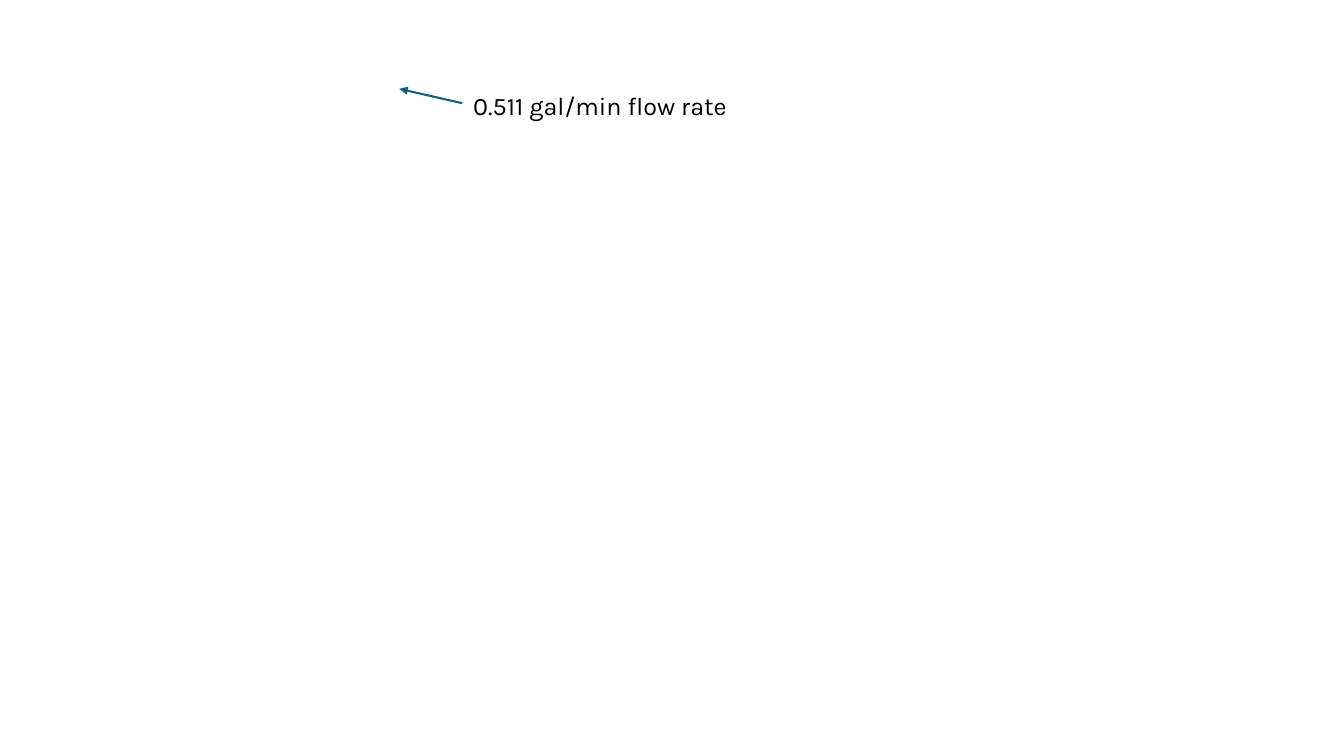
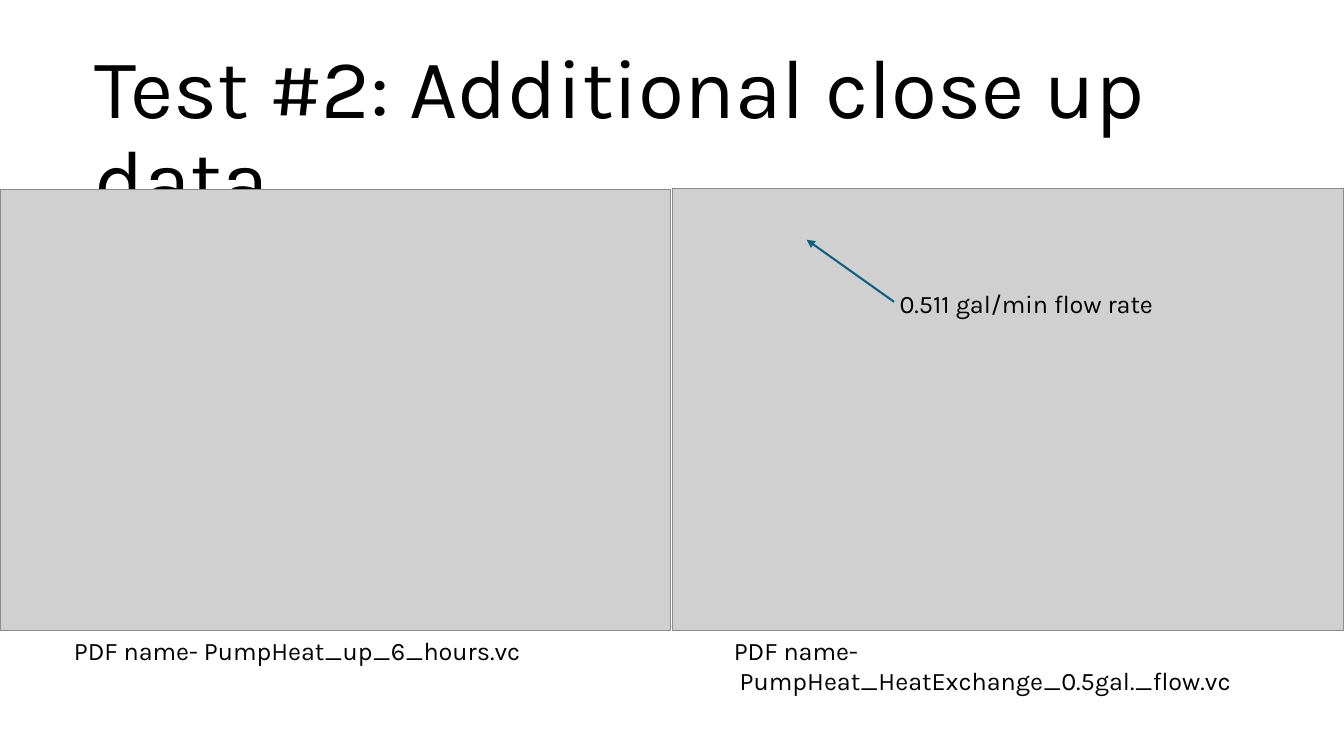
Before and after one commit to ARTS-Laboratory/thermal-loop, a slide deck: slide 5 of resources/Thermal_loop_data/Thermal Loop Data Graphs.pptx (slide 21 before the commit). Drawn at 1344x756 pixels with LibreOffice and Linux fonts; fonts in the diff are those of the drawing; grey boxes stand for pictures; background and template pictures are left out. Boxes give left, top, right and bottom in pixels: in the first picture for what was removed or moved away, otherwise in the second. Text is boxed around its words. In the diff, an @@ line names an element or a change of style, - is before the commit and + after.

```diff
--- a/resources/Thermal_loop_data/Thermal Loop Data Graphs.pptx
+++ b/resources/Thermal_loop_data/Thermal Loop Data Graphs.pptx
@@ text added at box(95, 60, 1145, 190), 60 pt, text #000000 @@
+Test #2: Additional close up data
@@ arrow removed from (463, 103) to (399, 89) @@
@@ picture added at box(0, 190, 670, 631) @@
@@ picture added at box(673, 189, 1344, 631) @@
@@ arrow added from (894, 301) to (807, 240), #156082 1.5 pt @@
@@ text "0.511 gal/min flow rate": place and size @@
-text "0.511 gal/min flow rate" at box(473, 96, 726, 121)
+text "0.511 gal/min flow rate" at box(900, 294, 1153, 319)
@@ text added at box(74, 642, 520, 666), 18 pt, text #000000 @@
+PDF name- PumpHeat_up_6_hours.vc
@@ text added at box(734, 644, 1231, 697), 18 pt, text #000000 @@
+PDF name- PumpHeat_HeatExchange_0.5gal._flow.vc
```
Also in this commit, not shown: 5 other slides changed, 16 slides removed.
